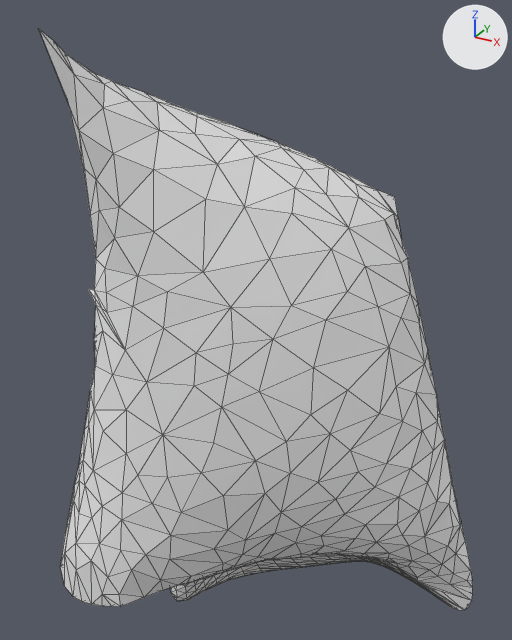
What one commit did to the glTF model raw-data/corridor-cache/b871beb6-4f8a-447a-91dc-99f1b4696a8e.glb.
One viewpoint serves both versions: a 50 mm lens placed at (0.114, 0.0239, 0.5048), pointed at (0.0556, 0.1301, 0.4517). The axes (+X, +Y, +Z) are drawn at upper right. The lights are the same throughout. Mesh edges are drawn as thin lines.

The scene before the commit, as lines of its bpy script (objects in view):
```python
me_corridor = bpy.data.meshes.new('corridor')
me_corridor.from_pydata(...)  # 1142 vertices, 2280 faces; spans x 0.0218..0.0994, y 0.0922..0.1564, z 0.3671..0.5022
ob_corridor = bpy.data.objects.new('corridor', me_corridor)
ob_corridor.location = (0.0, 0.0, 0.0)
```
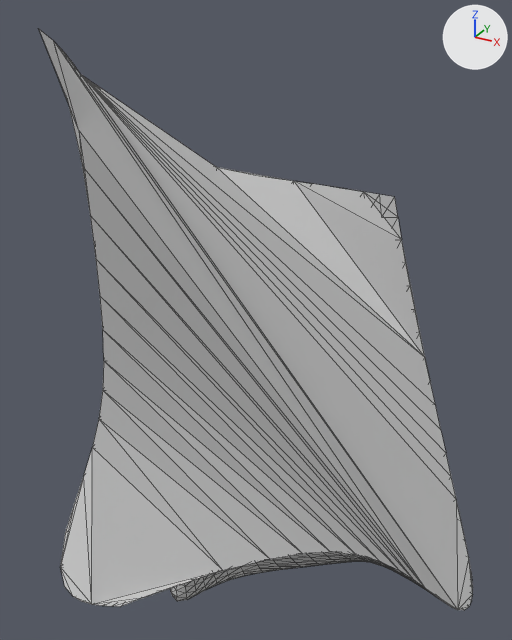
Patch to the scene script:
```diff
--- a/raw-data/corridor-cache/b871beb6-4f8a-447a-91dc-99f1b4696a8e.glb.py
+++ b/raw-data/corridor-cache/b871beb6-4f8a-447a-91dc-99f1b4696a8e.glb.py
@@ mat_material @@
+mat_material = principled_material('material')
+mat_material.base_color = (0.6, 0.6, 0.6)  # light grey #cbcbcb
+mat_material.roughness = 1.0
@@ me_corridor @@
 # used by ob_corridor; location = (0.0, 0.0, 0.0)
-me_corridor.from_pydata(...)  # 1142 vertices, 2280 faces; spans x 0.0218..0.0994, y 0.0922..0.1564, z 0.3671..0.5022
+me_corridor.from_pydata(...)  # 883 vertices, 1762 faces; spans x 0.0218..0.0994, y 0.0922..0.1564, z 0.3671..0.5022
+# me_corridor part 1: 259 vertices removed from x 0.0232..0.098, y 0.0928..0.152, z 0.395..0.4956
+# me_corridor part 2: 1674 faces spanning x 0.0218..0.0994, y 0.0922..0.1564, z 0.3671..0.5022 switch from no material to mat_material (light grey #cbcbcb)
```

Where the change shows, as pixel boxes [x1, y1, x2, y2] in the pictures (512 x 640 px):
part 1 of me_corridor, deleted: before [38, 28, 473, 610]
part 2 of me_corridor, recoloured: [69, 107, 435, 601] in both
